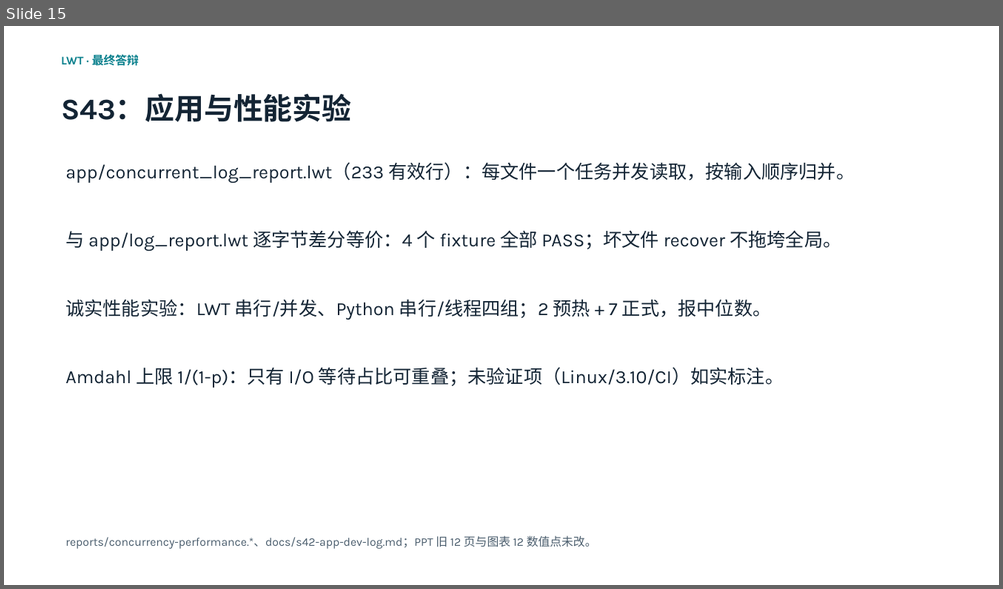
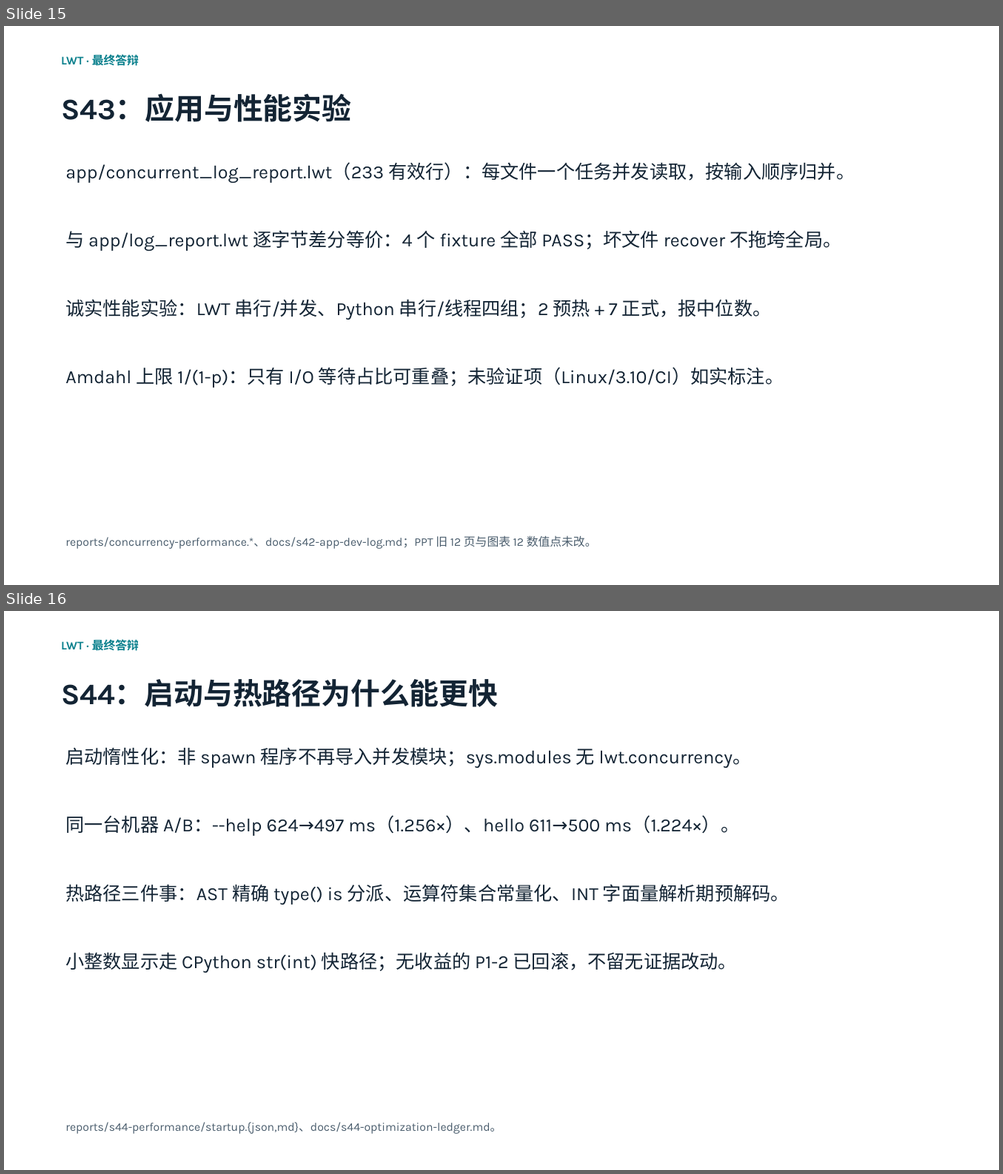
Before and after one commit to 05T1925/Interpreted-general-purpose-scripting-language-LWT, a slide deck: slides/LWT介绍.pptx. Shown one above the other, each under a label of ours: slide 15 before the commit, slides 15 and 16 after it. The pictures are 1003x589 and 1003x1174 pixels, drawn with LibreOffice and Linux fonts; fonts in the diff are those of the drawing. Boxes give left, top, right and bottom in pixels: in the first picture for what was removed or moved away, otherwise in the second. Text is boxed around its words. In the diff, an @@ line names an element or a change of style, - is before the commit and + after.

```diff
--- a/slides/LWT介绍.pptx
+++ b/slides/LWT介绍.pptx
@@ slide 16 added at [4, 611, 999, 1170], background #FFFFFF @@
@@ text added at [61, 639, 139, 651], 11.2 pt, text #087F8C, bold @@
+LWT · 最终答辩
@@ text added at [61, 679, 498, 707], 28.5 pt, text #132434, bold @@
+S44：启动与热路径为什么能更快
@@ text added at [65, 748, 751, 768], 18 pt, text #132434 @@
+启动惰性化：非 spawn 程序不再导入并发模块；sys.modules 无 lwt.concurrency。
@@ text added at [65, 815, 739, 836], 18 pt, text #132434 @@
+同一台机器 A/B：--help 624→497 ms（1.256×）、hello 611→500 ms（1.224×）。
@@ text added at [65, 884, 789, 905], 18 pt, text #132434 @@
+热路径三件事：AST 精确 type() is 分派、运算符集合常量化、INT 字面量解析期预解码。
@@ text added at [65, 952, 737, 973], 18 pt, text #132434 @@
+小整数显示走 CPython str(int) 快路径；无收益的 P1-2 已回滚，不留无证据改动。
@@ text added at [65, 1122, 501, 1134], 11.2 pt, text #4A5D6D @@
+reports/s44-performance/startup.{json,md}、docs/s44-optimization-ledger.md。
```
Also in this commit, not shown: 1 other slide added, 10 other files.
